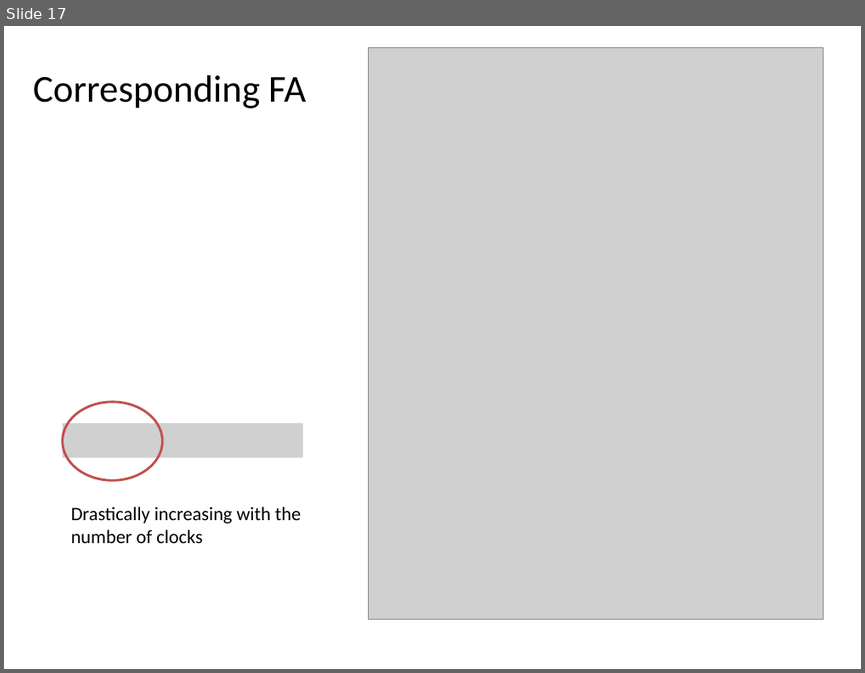
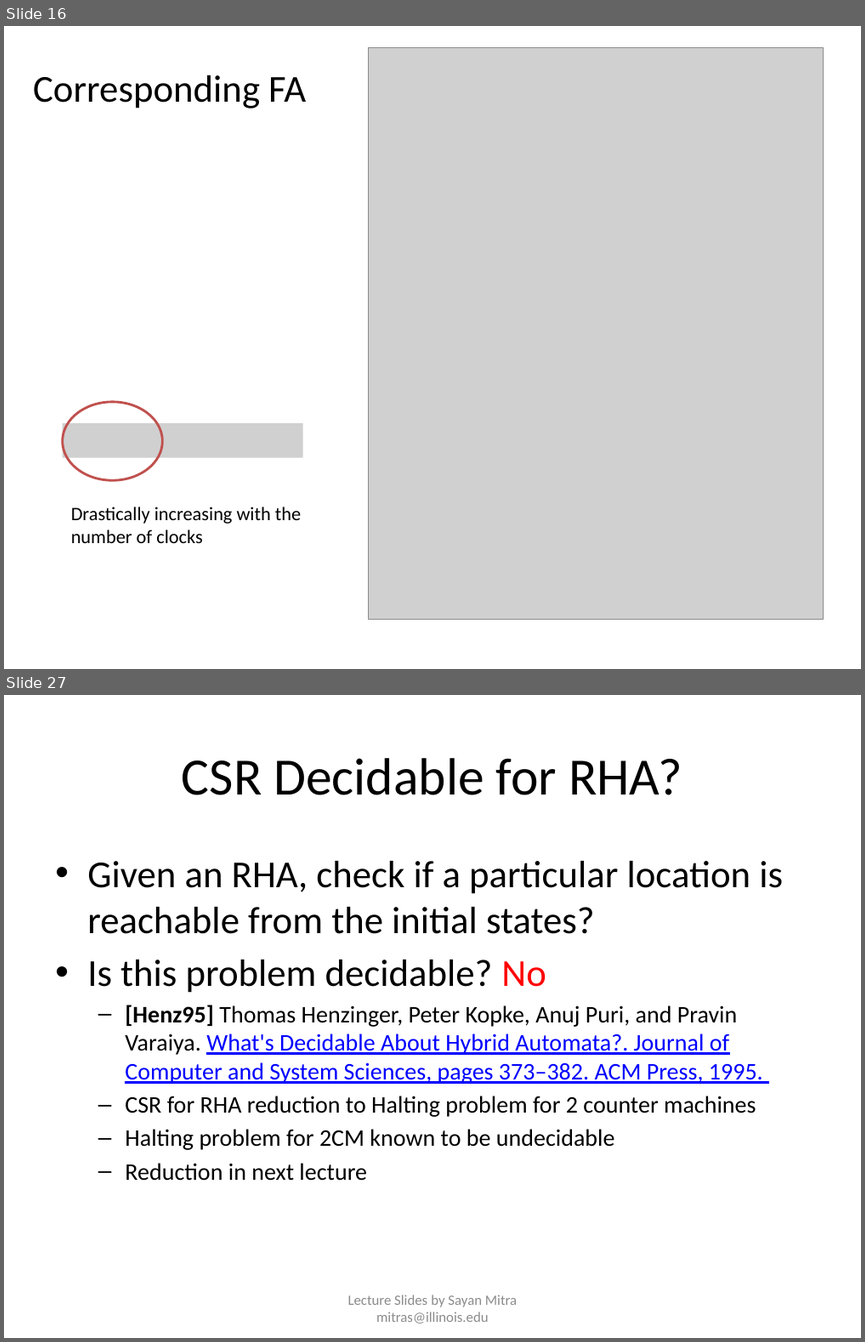
Before and after one commit to sayanmitracode/cpsbooksite, a slide deck: Slides/ReachabilityTimedAutomata.pptx. Shown one above the other, each under a label of ours: slide 17 before the commit, slides 16 and 27 after it; the slides between them are not shown. The pictures are 865x673 and 865x1342 pixels, drawn with LibreOffice and Linux fonts; fonts in the diff are those of the drawing; grey boxes stand for pictures. Boxes give left, top, right and bottom in pixels: in the first picture for what was removed or moved away, otherwise in the second. Text is boxed around its words. In the diff, an @@ line names an element or a change of style, - is before the commit and + after.

```diff
--- a/Slides/ReachabilityTimedAutomata.pptx
+++ b/Slides/ReachabilityTimedAutomata.pptx
@@ slide 27 added at [4, 695, 861, 1338], background #FFFFFF @@
@@ title added at [182, 758, 682, 795], 44 pt, text #000000 @@
+CSR Decidable for RHA?
@@ text added at [87, 861, 783, 1180], 20 pt, text #000000 @@
+• Given an RHA, check if a particular location is reachable from the initial states?
+• Is this problem decidable? No
+  – [Henz95] Thomas Henzinger, Peter Kopke, Anuj Puri, and Pravin Varaiya. What's Decidable About Hybrid Automata?. Journal of Computer and System Sciences, pages 373–382. ACM Press, 1995.
+  – CSR for RHA reduction to Halting problem for 2 counter machines
+  – Halting problem for 2CM known to be undecidable
+  – Reduction in next lecture
@@ text added at [348, 1294, 517, 1323], 12 pt, text #8C8C8C @@
+Lecture Slides by Sayan Mitra mitras@illinois.edu
@@ what was slide 17 is now slide 16 @@
```
Also in this commit, not shown: 3 slides changed, 23 other slides added, 2 slides removed, 4 other files.
